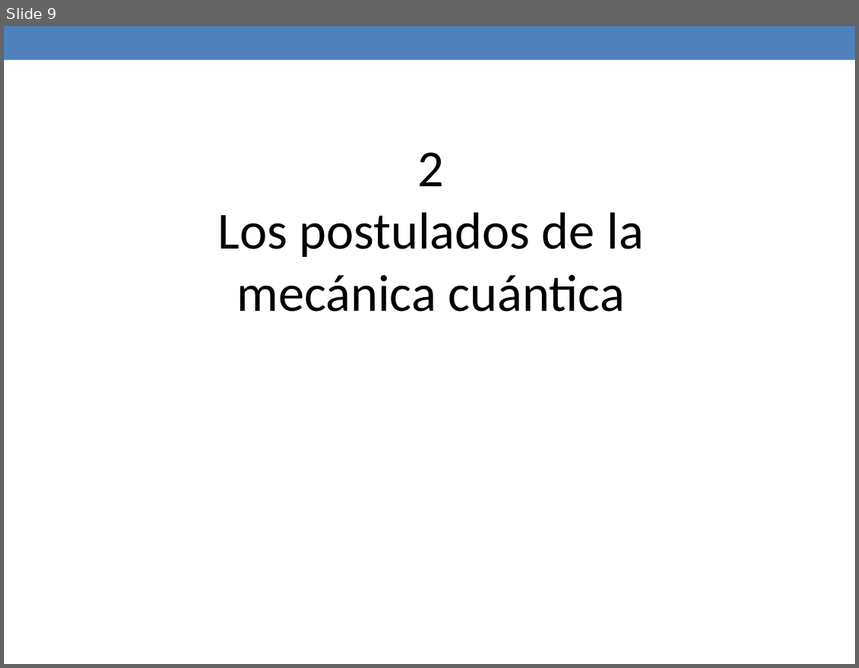
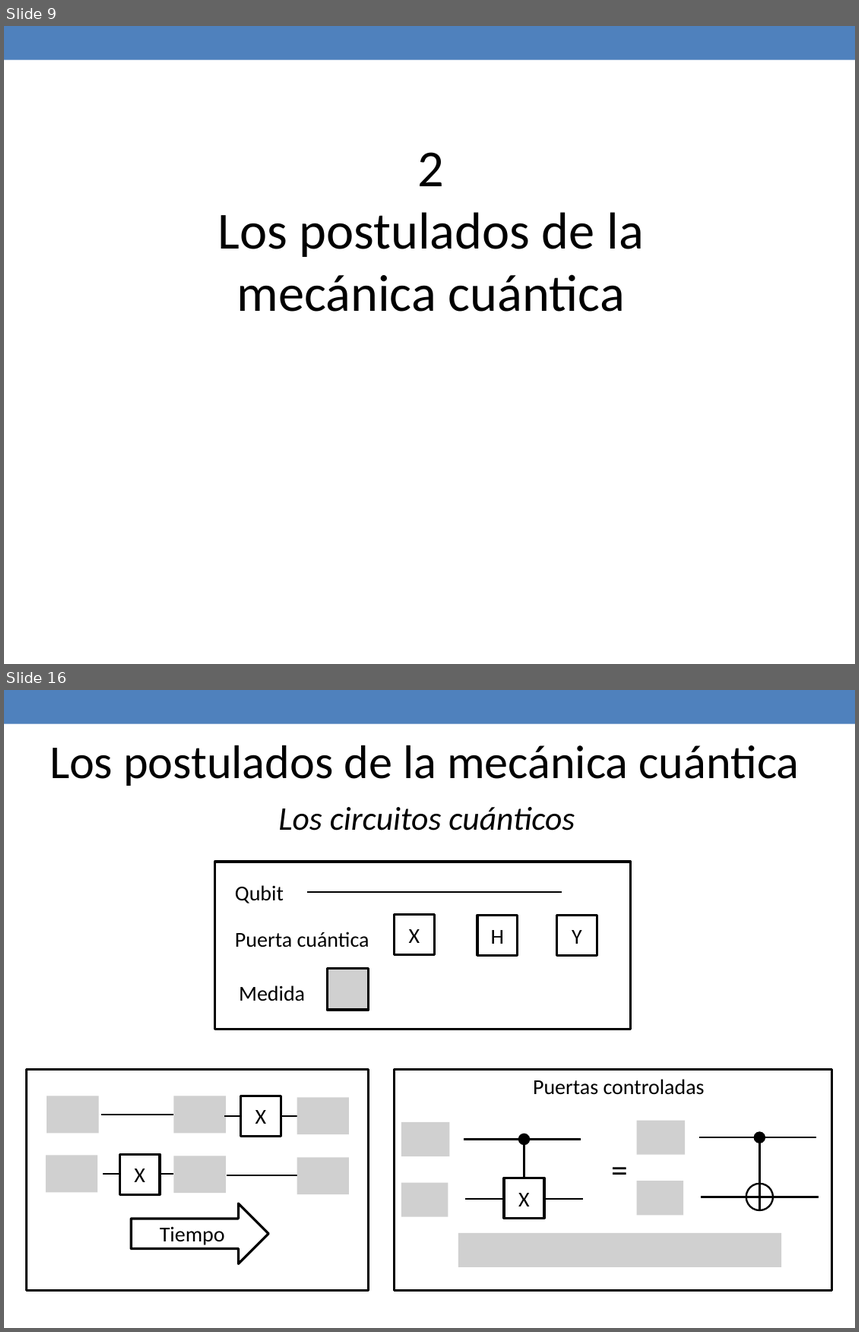
Before and after one commit to jaimecp89/qMIPS101, a slide deck: qMIPS/doc/Presentacion PFC.pptx. Shown one above the other, each under a label of ours: slide 9 before the commit, slides 9 and 16 after it; the slides between them are not shown. The pictures are 859x668 and 859x1332 pixels, drawn with LibreOffice and Linux fonts; fonts in the diff are those of the drawing; grey boxes stand for pictures. Boxes give left, top, right and bottom in pixels: in the first picture for what was removed or moved away, otherwise in the second. Text is boxed around its words. In the diff, an @@ line names an element or a change of style, - is before the commit and + after.

```diff
--- a/qMIPS/doc/Presentacion PFC.pptx
+++ b/qMIPS/doc/Presentacion PFC.pptx
@@ slide 16 added at (x1=4, y1=690, x2=855, y2=1328), background #FFFFFF; not listed: 1 template element that a slide beside it also shows @@
@@ text added at (x1=50, y1=745, x2=800, y2=786), 40 pt, text #000000 @@
+Los postulados de la mecánica cuántica
@@ text added at (x1=278, y1=807, x2=575, y2=831), 28 pt, text #000000, italic @@
+Los circuitos cuánticos
@@ group added at (x1=215, y1=862, x2=630, y2=1030): 4 rectangles, 3 texts, 1 line, 1 picture @@
+Qubit
+Puerta cuántica
+X
+H
+Y
+Medida
@@ rectangle added at (x1=26, y1=1070, x2=368, y2=1291), outline #000000 2.08 pt @@
@@ rectangle added at (x1=395, y1=1070, x2=832, y2=1291), outline #000000 2.08 pt @@
@@ text added at (x1=533, y1=1079, x2=705, y2=1095), 18 pt, text #000000 @@
+Puertas controladas
@@ text added at (x1=603, y1=1144, x2=637, y2=1193), 28 pt, text #000000 @@
+=
@@ group added at (x1=401, y1=1122, x2=583, y2=1219): 3 lines, 2 pictures, 1 ellipse, 1 rectangle @@
+X
@@ group added at (x1=636, y1=1121, x2=819, y2=1215): 3 lines, 2 ellipses, 2 pictures @@
@@ group added at (x1=46, y1=1096, x2=349, y2=1265): 6 pictures, 4 lines, 2 rectangles, 1 right arrow @@
+X
+X
+Tiempo
@@ picture added at (x1=458, y1=1233, x2=782, y2=1267) @@
```
Also in this commit, not shown: 6 other slides added, 1 other file.
